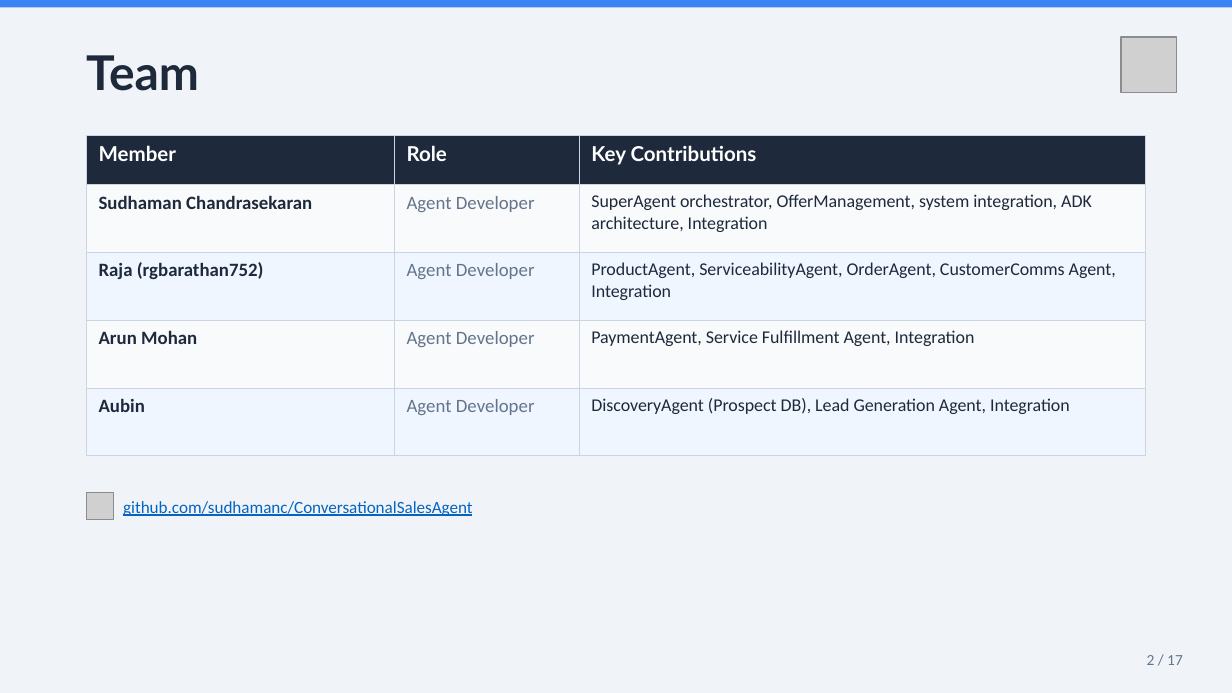
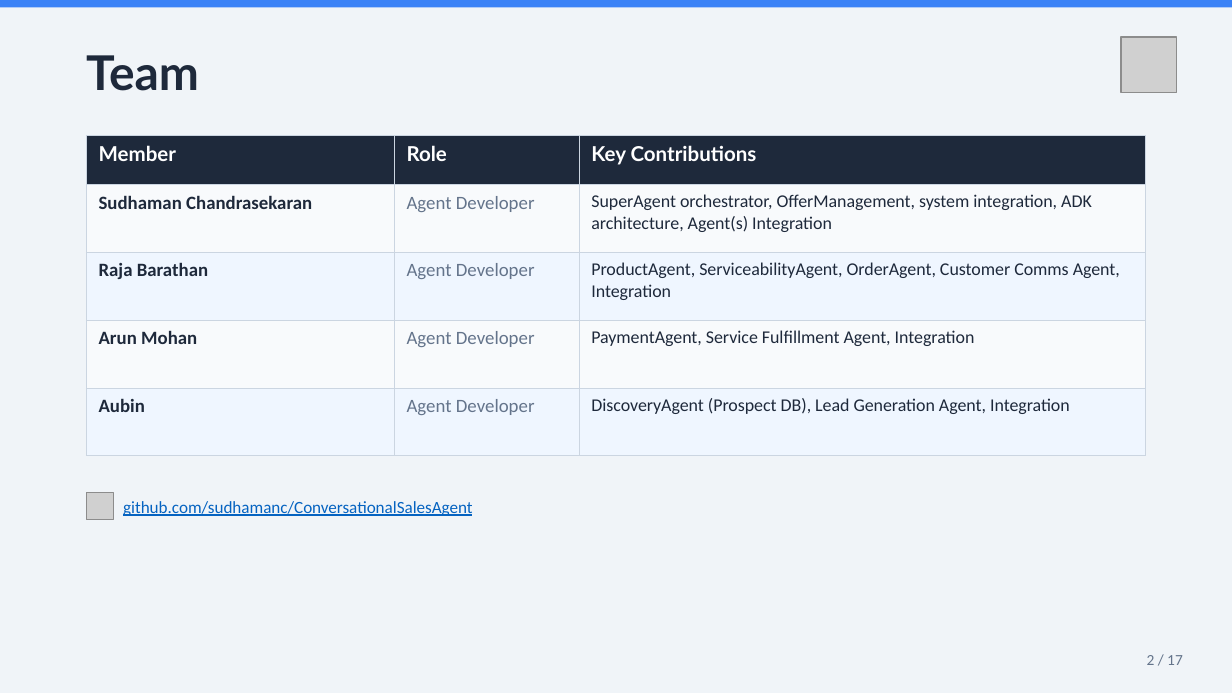
Before and after one commit to sudhamanc/ConversationalSalesAgent, a slide deck: slide 2 of B2B_Sales_Agent_Progress_Report.pptx. Drawn at 1232x693 pixels with LibreOffice and Linux fonts; fonts in the diff are those of the drawing; grey boxes stand for pictures. Boxes give left, top, right and bottom in pixels: in the first picture for what was removed or moved away, otherwise in the second. Text is boxed around its words. In the diff, an @@ line names an element or a change of style, - is before the commit and + after.

```diff
--- a/B2B_Sales_Agent_Progress_Report.pptx
+++ b/B2B_Sales_Agent_Progress_Report.pptx
@@ table at (86, 136, 1146, 456) @@
-row 2, column 3: SuperAgent orchestrator, OfferManagement, system integration, ADK architecture, Integration
+row 2, column 3: SuperAgent orchestrator, OfferManagement, system integration, ADK architecture, Agent(s) Integration
-row 3, column 1: Raja (rgbarathan752)
+row 3, column 1: Raja Barathan
-row 3, column 3: ProductAgent, ServiceabilityAgent, OrderAgent, CustomerComms Agent, Integration
+row 3, column 3: ProductAgent, ServiceabilityAgent, OrderAgent, Customer Comms Agent, Integration
```
Also in this commit, not shown: 3 other slides changed.
